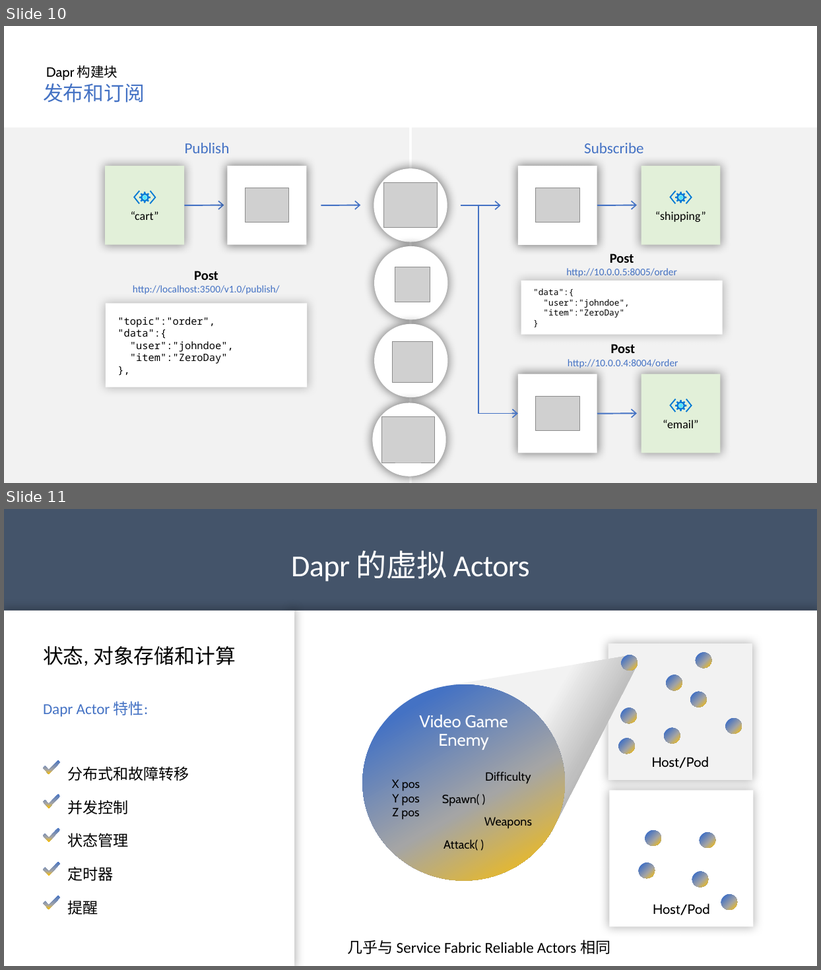
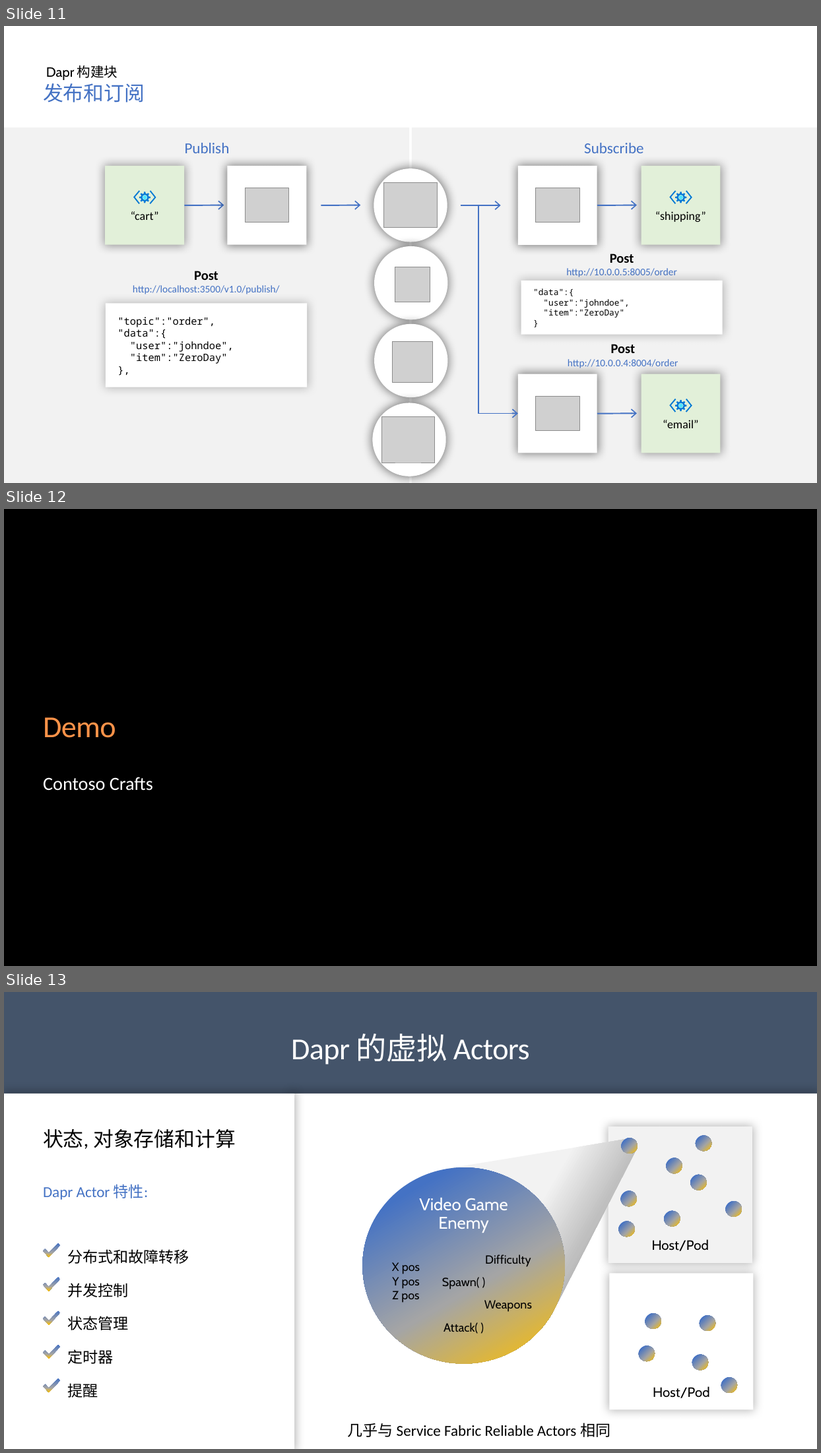
Before and after one commit to geffzhang/TyeDaprDemo, a slide deck: slides.pptx. Shown one above the other, each under a label of ours: slides 10 and 11 before the commit, slides 11, 12 and 13 after it. The pictures are 821x970 and 821x1453 pixels, drawn with LibreOffice and Linux fonts; fonts in the diff are those of the drawing; grey boxes stand for pictures. Boxes give left, top, right and bottom in pixels: in the first picture for what was removed or moved away, otherwise in the second. Text is boxed around its words. In the diff, an @@ line names an element or a change of style, - is before the commit and + after.

```diff
--- a/slides.pptx
+++ b/slides.pptx
@@ slide 12 added at <box>4,509,817,966</box>, background #000000 @@
@@ title added at <box>43,718,116,738</box>, 36 pt, text #FF9349 @@
+Demo
@@ text added at <box>43,777,153,791</box>, 22 pt, text #FFFFFF @@
+Contoso Crafts
@@ what was slide 10 is now slide 11 @@
@@ what was slide 11 is now slide 13 @@
```
Also in this commit, not shown: 1 slide changed, 5 other slides added, 1 slide removed.
